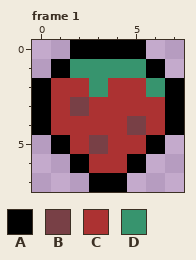
One commit to this pixel-art file: sprites/aseprite/Strawberry.aseprite. The first picture shows the starting point.
8x8 pixels, 4 frames. Shown: frame 1.
Palette (. is transparent): A #000000  B #784046  C #ac3232  D #37946e
Pixels before, frame 1, first column x 0:
0 ..AAAA..
1 .ADDDDA.
2 ACCDCCDA
3 ACBCCCCA
4 ACCCCBCA
5 .ACBCCA.
6 ..ACCA..
7 ...AA...
Once edited:
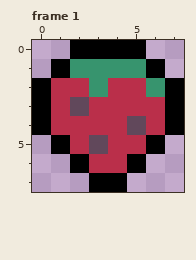
From old to new:
colour B: #784046 -> #61485b
colour C: #ac3232 -> #ba2f4a
Where, in picture pixels (left, top, right, bottom), the same in both pictures:
changed: (51, 78, 165, 173)
